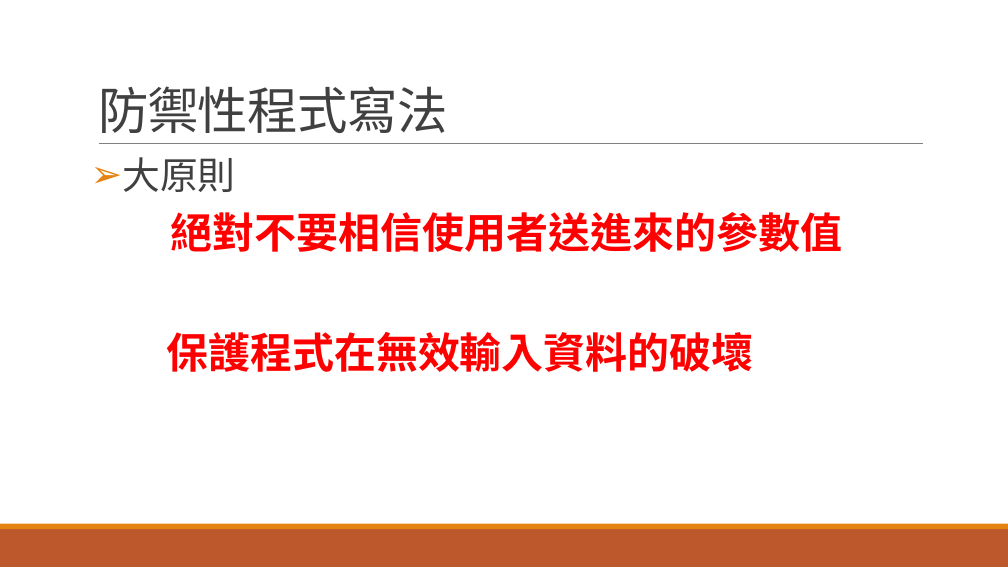
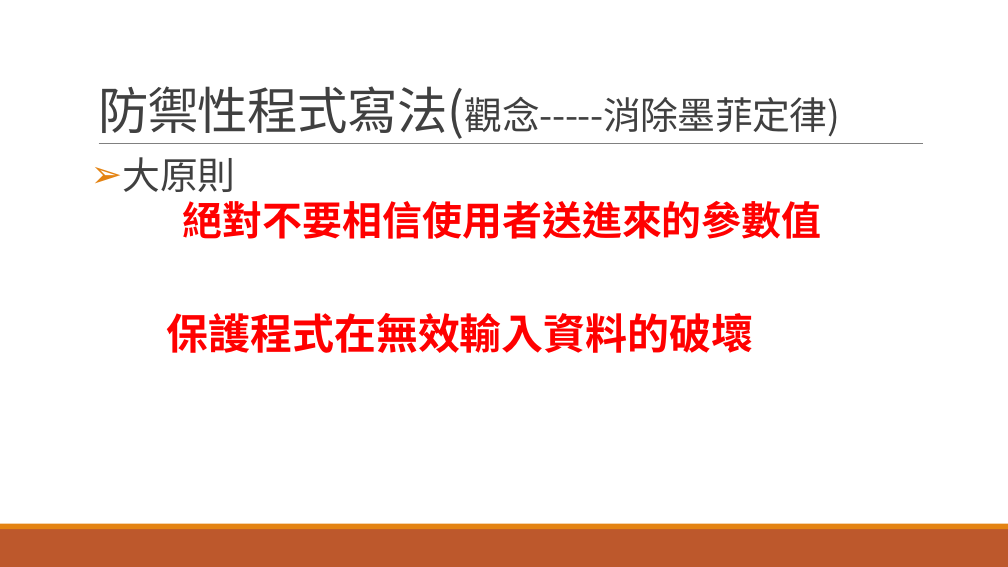
Before and after one commit to kay71029/Learning-Defensive-programming, a slide deck: slide 5 of Learning-Defensive-programming.pptx. Drawn at 1008x567 pixels with LibreOffice and Linux fonts; fonts in the diff are those of the drawing. Boxes give left, top, right and bottom in pixels: in the first picture for what was removed or moved away, otherwise in the second. Text is boxed around its words. In the diff, an @@ line names an element or a change of style, - is before the commit and + after.

```diff
--- a/Learning-Defensive-programming.pptx
+++ b/Learning-Defensive-programming.pptx
@@ title at (x1=98, y1=86, x2=840, y2=139): text changed; size 48 to 36 pt @@
-防禦性程式寫法
+防禦性程式寫法(觀念-----消除墨菲定律)
@@ text at (x1=183, y1=201, x2=822, y2=239): size 40 to 38 pt in "絕對不要相信使用者送進來的參數值"; alignment centre to left; list level 1 to 2 in "絕對不要相信使用者送進來的參數值" @@
```
Also in this commit, not shown: 1 other slide changed.
